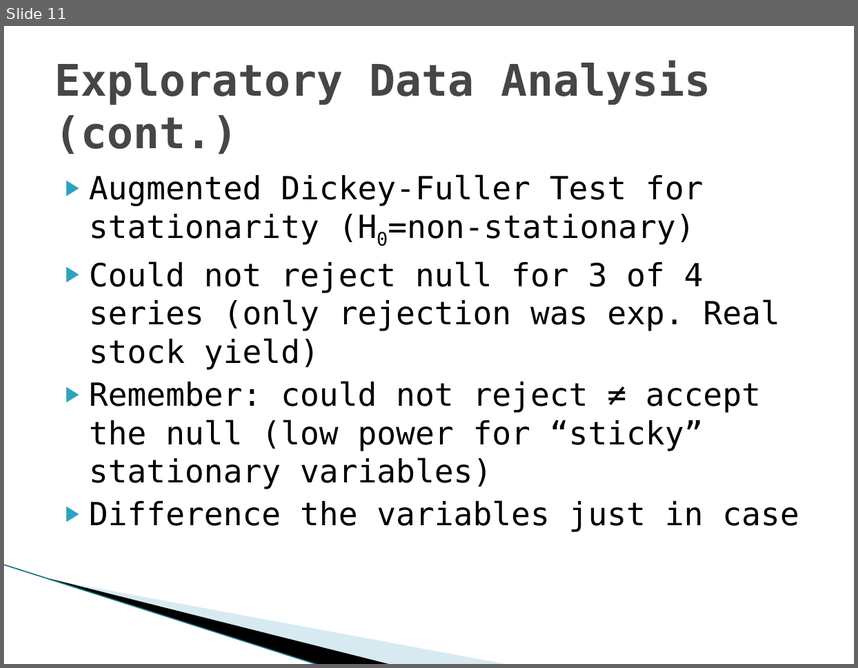
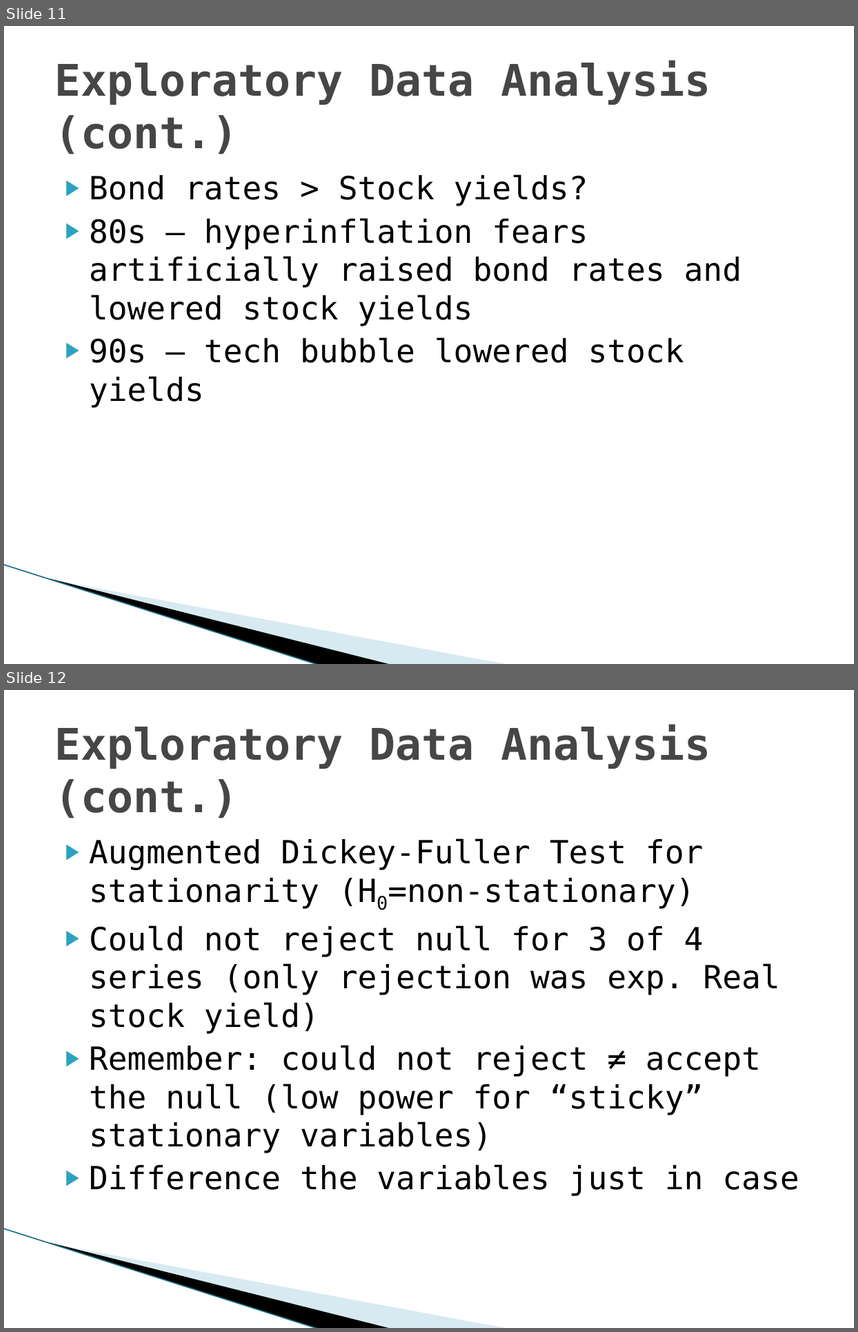
Before and after one commit to ReedCollegeMATH241/Math-241-Term-Project, a slide deck: Are We Due for Another Crash.pptx. Shown one above the other, each under a label of ours: slide 11 before the commit, slides 11 and 12 after it. The pictures are 858x668 and 858x1332 pixels, drawn with LibreOffice and Linux fonts; fonts in the diff are those of the drawing; background and template pictures are left out. Boxes give left, top, right and bottom in pixels: in the first picture for what was removed or moved away, otherwise in the second. Text is boxed around its words. In the diff, an @@ line names an element or a change of style, - is before the commit and + after.

```diff
--- a/Are We Due for Another Crash.pptx
+++ b/Are We Due for Another Crash.pptx
@@ slide 11 added at (x1=4, y1=26, x2=854, y2=664), background #FFFFFF; not listed: 3 template elements that a slide beside it also shows @@
@@ title added at (x1=55, y1=60, x2=711, y2=154), 36.9 pt, text #464646, bold @@
+Exploratory Data Analysis (cont.)
@@ text added at (x1=89, y1=174, x2=742, y2=408), 27 pt, text #000000 @@
+▶ Bond rates > Stock yields?
+▶ 80s – hyperinflation fears artificially raised bond rates and lowered stock yields
+▶ 90s – tech bubble lowered stock yields
@@ what was slide 11 is now slide 12 @@
```
Also in this commit, not shown: 1 slide changed.
